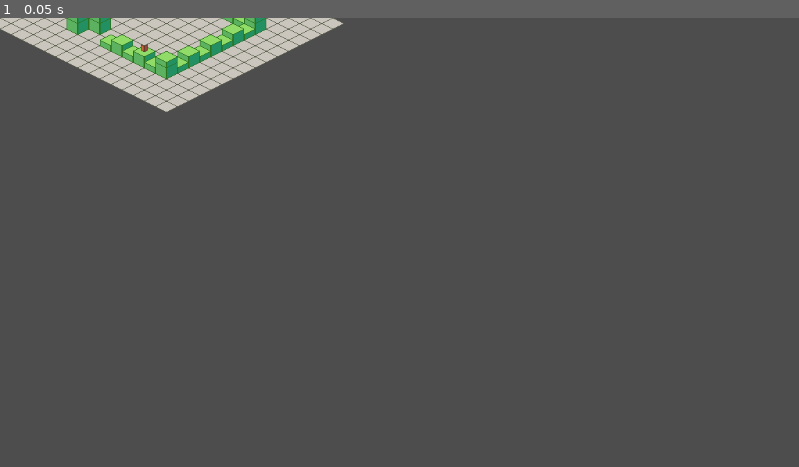
Above: before the commit, frame 1.
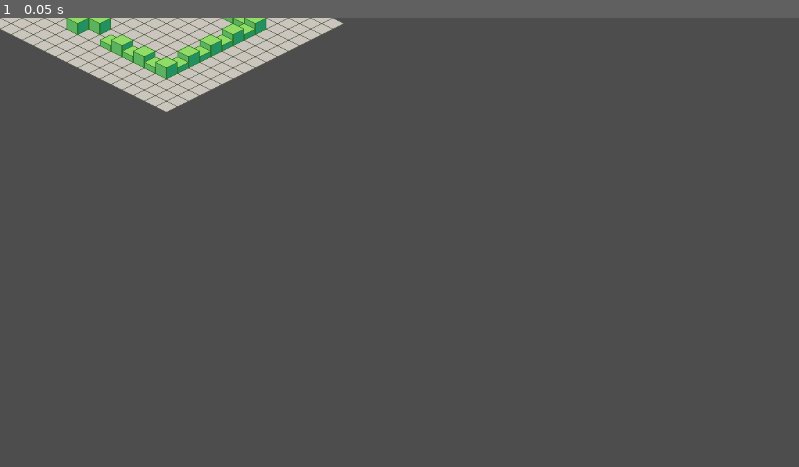
Above: after the commit, the same moment.

Repository: alahida/godottest
Game: Godot game, scene res://Scenes/TilesetTesting.tscn
Two runs of this game, one before a commit and one after it. Both use one fixed random seed, a clock stepped at 60 frames per second and the inputs below. The project has no main scene, so this scene is started directly.
Inputs:
- Up to frame 1 (0.05 s): no input

The runs differ from the first frame. In frame 1, 0.1% of the frame differs, in the area x 8-34%, y 0-11%.

Commit message:
Mostly added comments outlining the nature of systems pertaining to R-C-I allocation and pop demands. Will continue to flesh out once collaborators have fully set-up home office solutions. Isaac that means you

Diff:
--- a/Scenes/TilesetTesting.tscn
+++ b/Scenes/TilesetTesting.tscn
@@ -217,6 +217,7 @@
 layer_0/tile_data = PackedInt32Array(6, 0, 0, -65529, 65536, 0, -65528, 0, 0, -131063, 65536, 0, -131062, 0, 0, -196596 …(401 unchanged characters)…
 
 [node name="z=2" type="TileMap" parent="."]
+visible = false
 z_index = 1
 tile_set = SubResource("TileSet_wljmb")
 format = 2
--- /dev/null
+++ b/Scenes/residential.gd
@@ -0,0 +1,22 @@
+extends Node2D
+
+
+# Called when the node enters the scene tree for the first time.
+func _ready() -> void:
+	pass # Replace with function body.
+
+
+# Called every frame. 'delta' is the elapsed time since the previous frame.
+func _process(delta: float) -> void:
+	#check condition of the building
+	#internal timer to call for things
+	#buildings are given an ID as they are populated and claimed by the player
+	#this ID is one of a set of values assigned by every frame, a rolling frame counter.
+	#e.g. a building built on frame 23 would have the ID 23
+	#the frame count cycles every n frames to keep the size of the actual interger small per-building
+	#something like a count of 2^(some value that is performant)
+	#POINTER TO ANOTHER LIST
+	#########################
+	###
+	#########################
+	pass
--- /dev/null
+++ b/Scenes/residential.tscn
@@ -0,0 +1,204 @@
+[gd_scene load_steps=5 format=3 uid="uid://durm5ch5df5cb"]
+
+[ext_resource type="Texture2D" uid="uid://l5k7rudulchq" path="res://Assette/StockAssette/isometric-sandbox-32x32/isometric-sandbox-sheet.png" id="1_lp4ar"]
+[ext_resource type="Script" uid="uid://bkwiqkoft2t3o" path="res://Scenes/residential.gd" id="1_sv01v"]
+
+[sub_resource type="TileSetAtlasSource" id="TileSetAtlasSource_sv01v"]
+texture = ExtResource("1_lp4ar")
+texture_region_size = Vector2i(32, 32)
+use_texture_padding = false
+0:0/0 = 0
+1:0/0 = 0
+2:0/0 = 0
+3:0/0 = 0
+4:0/0 = 0
+5:0/0 = 0
+6:0/0 = 0
+7:0/0 = 0
+8:0/0 = 0
+9:0/0 = 0
+10:0/0 = 0
+11:0/0 = 0
+0:1/0 = 0
+1:1/0 = 0
+2:1/0 = 0
+3:1/0 = 0
+4:1/0 = 0
+5:1/0 = 0
+6:1/0 = 0
+7:1/0 = 0
+8:1/0 = 0
+9:1/0 = 0
+10:1/0 = 0
+11:1/0 = 0
+0:2/0 = 0
+1:2/0 = 0
+4:2/0 = 0
+5:2/0 = 0
+6:2/0 = 0
+7:2/0 = 0
+8:2/0 = 0
+9:2/0 = 0
+10:2/0 = 0
+11:2/0 = 0
+1:3/0 = 0
+2:3/0 = 0
+3:3/0 = 0
+4:3/0 = 0
+5:3/0 = 0
+6:3/0 = 0
+7:3/0 = 0
+8:3/0 = 0
+9:3/0 = 0
+10:3/0 = 0
+11:3/0 = 0
+0:4/0 = 0
+1:4/0 = 0
+2:4/0 = 0
+3:4/0 = 0
+4:4/0 = 0
+5:4/0 = 0
+6:4/0 = 0
+7:4/0 = 0
+8:4/0 = 0
+9:4/0 = 0
+10:4/0 = 0
+11:4/0 = 0
+4:5/0 = 0
+5:5/0 = 0
+6:5/0 = 0
+7:5/0 = 0
+8:5/0 = 0
+9:5/0 = 0
+10:5/0 = 0
+11:5/0 = 0
+0:6/0 = 0
+1:6/0 = 0
+2:6/0 = 0
+3:6/0 = 0
+4:6/0 = 0
+5:6/0 = 0
+6:6/0 = 0
+7:6/0 = 0
+8:6/0 = 0
+9:6/0 = 0
+10:6/0 = 0
+11:6/0 = 0
+0:7/0 = 0
+1:7/0 = 0
+2:7/0 = 0
+3:7/0 = 0
+4:7/0 = 0
+5:7/0 = 0
+6:7/0 = 0
+7:7/0 = 0
+8:7/0 = 0
+9:7/0 = 0
+10:7/0 = 0
+11:7/0 = 0
+0:8/0 = 0
+1:8/0 = 0
+4:8/0 = 0
+5:8/0 = 0
+6:8/0 = 0
+7:8/0 = 0
+8:8/0 = 0
+9:8/0 = 0
+10:8/0 = 0
+11:8/0 = 0
+0:9/0 = 0
+1:9/0 = 0
+2:9/0 = 0
+3:9/0 = 0
+4:9/0 = 0
+5:9/0 = 0
+6:9/0 = 0
+7:9/0 = 0
+8:9/0 = 0
+9:9/0 = 0
+10:9/0 = 0
+11:9/0 = 0
+8:10/0 = 0
+9:10/0 = 0
+10:10/0 = 0
+11:10/0 = 0
+8:11/0 = 0
+9:11/0 = 0
+10:11/0 = 0
+11:11/0 = 0
+0:12/0 = 0
+1:12/0 = 0
+2:12/0 = 0
+3:12/0 = 0
+4:12/0 = 0
+5:12/0 = 0
+6:12/0 = 0
+7:12/0 = 0
+8:12/0 = 0
+9:12/0 = 0
+10:12/0 = 0
+11:12/0 = 0
+0:13/0 = 0
+1:13/0 = 0
+2:13/0 = 0
+3:13/0 = 0
+4:13/0 = 0
+5:13/0 = 0
+6:13/0 = 0
+7:13/0 = 0
+8:13/0 = 0
+9:13/0 = 0
+10:13/0 = 0
+11:13/0 = 0
+0:14/0 = 0
+1:14/0 = 0
+4:14/0 = 0
+5:14/0 = 0
+6:14/0 = 0
+7:14/0 = 0
+8:14/0 = 0
+9:14/0 = 0
+10:14/0 = 0
+11:14/0 = 0
+0:15/0 = 0
+1:15/0 = 0
+2:15/0 = 0
+3:15/0 = 0
+4:15/0 = 0
+5:15/0 = 0
+6:15/0 = 0
+7:15/0 = 0
+8:15/0 = 0
+9:15/0 = 0
+10:15/0 = 0
+11:15/0 = 0
+0:16/0 = 0
+1:16/0 = 0
+2:16/0 = 0
+3:16/0 = 0
+8:16/0 = 0
+9:16/0 = 0
+10:16/0 = 0
+11:16/0 = 0
+0:17/0 = 0
+1:17/0 = 0
+2:17/0 = 0
+3:17/0 = 0
+8:17/0 = 0
+9:17/0 = 0
+10:17/0 = 0
+11:17/0 = 0
+2:2/0 = 0
+3:2/0 = 0
+
+[sub_resource type="TileSet" id="TileSet_naqhu"]
+tile_shape = 1
+tile_size = Vector2i(32, 16)
+sources/0 = SubResource("TileSetAtlasSource_sv01v")
+
+[node name="residential" type="Node2D"]
+script = ExtResource("1_sv01v")
+
+[node name="TileMapLayer" type="TileMapLayer" parent="."]
+y_sort_enabled = true
+tile_set = SubResource("TileSet_naqhu")
Not shown, added: Scenes/residential.gd.uid
